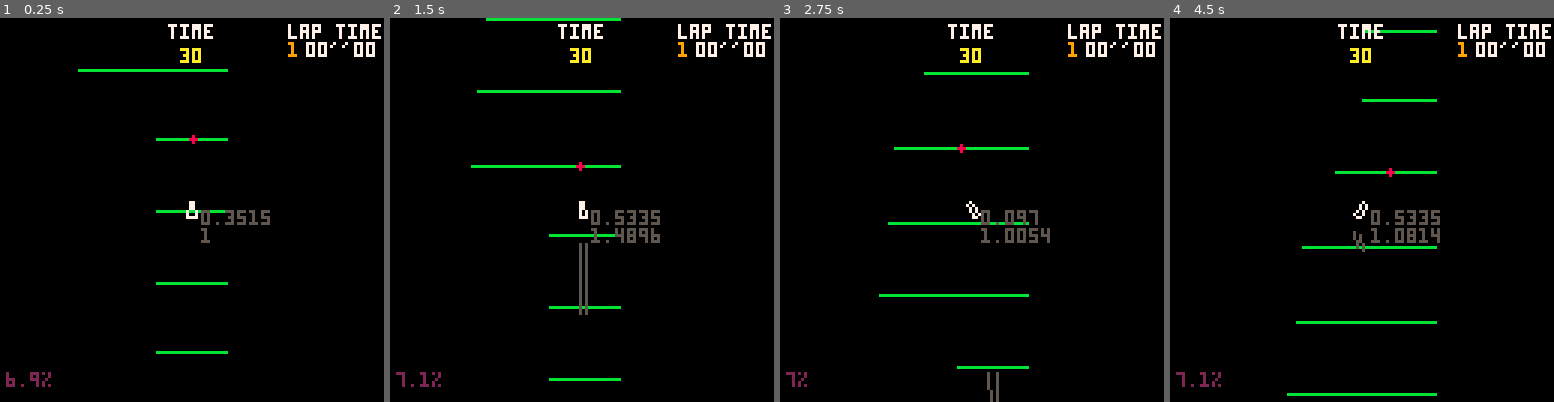
Above: before the commit, frames 1-4 (left to right).
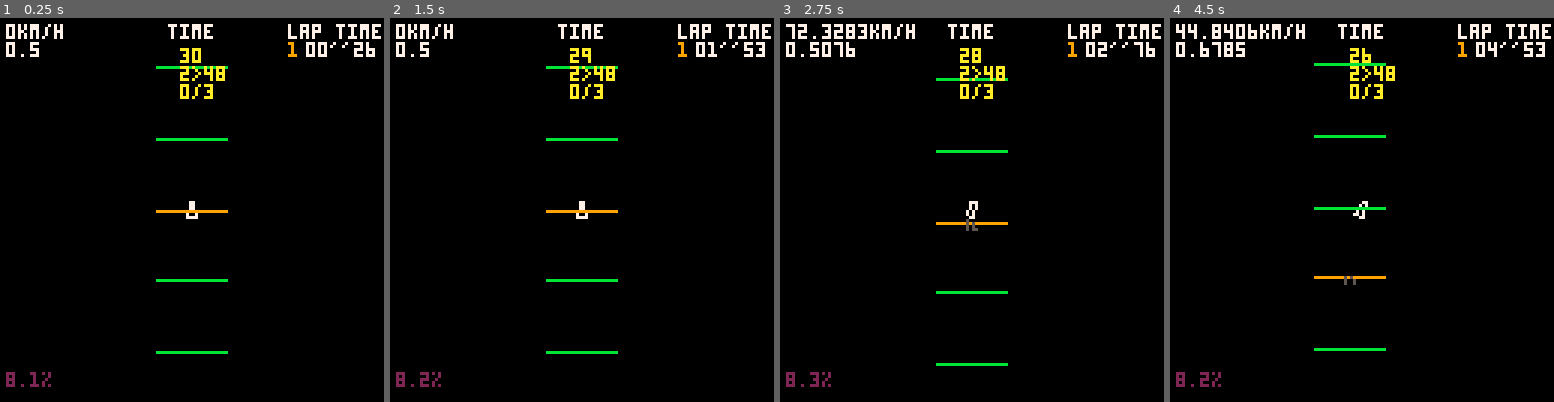
Above: after the commit, the same moments.

Repository: freds72/virtua-on
Game: PICO-8 cartridge carts/physics.p8
The game is run twice, just before and just after one commit, with the same random seed, the same clock (stepped at 60 frames per second) and the same inputs.
Inputs:
- Up to frame 1 (0.25 s): no input
- Up to frame 2 (1.5 s): no input
- Up to frame 3 (2.75 s): hold Right 1.6-2.1 s; hold Up 2.15-2.42 s; hold Right from 2.47 s (still down)
- Up to frame 4 (4.5 s): release Right at 3.03 s; hold Left 3.08-3.58 s; hold Down 3.63-3.97 s; hold Right from 4.02 s (still down)

The runs differ from the first frame. In frame 1, 2.1% of the frame differs, in the area x 1-98%, y 1-97%; in frame 2, 3.9%; in frame 3, 4.1%; in frame 4, 4.4%, in the area x 1-97%, y 1-99%.

Commit message:
added collision support

Diff:
--- a/carts/physics.p8
+++ b/carts/physics.p8
@@ -1,12 +1,6 @@
 pico-8 cartridge // http://www.pico-8.com
 version 18
 __lua__
--- track data
-local checkpoint_data={
-	12.8904,68.4766,1.7400,
-	32.6227,-38.1831,2.1600,
-	-23.3340,-48.8301,1.9200
-}
 
 local track_data={
 	{-25.13,0,-48.38},{-21.31,0,-48.38},
@@ -358,6 +352,11 @@
 	local n=#segments/2
 	-- active index
 	checkpoint=checkpoint or 0
+	-- track coordinates
+	-- track_u: absolute distance on track
+	-- track_v: dot product on track segment
+	local track_u,track_v=checkpoint,0
+
 	local function to_v(i)
 		i=i%n
 		local l,r=segments[2*i+1],segments[2*i+2]
@@ -368,6 +367,7 @@
 		-- normal
 		return c,v2_ortho(make_v(l,r)),l,r
 	end
+	local p0,n0,l0,r0=to_v(checkpoint)
 	return {
 		-- returns any location after checkpoint
 		-- +1: next boundary
@@ -382,13 +382,50 @@
 		get_chkpoint=function(self)
 			return checkpoint
 		end,
-		update=function(self,pos,dist)
+		update=function(self,pos,correct)
 			-- have we past end of current segment?
-			local p,pn,l,r=to_v(checkpoint+1)
-			if v_dot(make_v(l,pos),pn)>0 then
-				checkpoint=(checkpoint+1)%n
-			end
-			return to_v(checkpoint)
+			local p1,n1,l1,r1=to_v(checkpoint+1)
+			local d0,d1=v_dot(make_v(pos,p0),n0),v_dot(make_v(pos,p1),n1)
+			local d=d0/(d0-d1)
+			if d>1 then
+				checkpoint+=1
+				p0,n0,l0,r0=p1,n1,l1,r1
+				-- calculate new distance
+				p1,n1,l1,r1=to_v(checkpoint+1)
+				d0,d1=v_dot(make_v(pos,p0),n0),v_dot(make_v(pos,p1),n1)
+				d=d0/(d0-d1)
+			elseif d<0 then
+				-- going backward!!
+				checkpoint-=1
+				p1,n1,l1,r1=p0,n0,l0,r0
+				p0,n0,l0,r0=to_v(checkpoint)
+				-- calculate new distance
+				p1,n1,l1,r1=to_v(checkpoint+1)
+				d0,d1=v_dot(make_v(pos,p0),n0),v_dot(make_v(pos,p1),n1)
+				d=d0/(d0-d1)
+			end
+			track_u=checkpoint+(d%1)
+
+			local ll=v_lerp(l0,l1,d)
+			local rr=v_lerp(r0,r1,d)
+
+			local v=make_v(ll,rr)
+			track_v=v_dot(v,make_v(ll,pos))/v_dot(v,v)
+			if correct then
+				if track_v>1 then
+					pos[1],pos[3]=rr[1],rr[3]
+				elseif track_v<0 then
+					pos[1],pos[3]=ll[1],ll[3]
+				end
+			end
+			return to_v(checkpoint),checkpoint
+		end,
+		-- mod: modulo or not
+		get_u=function(self,mod)
+			return mod and track_u%n or track_u
+		end,
+		get_v=function(self)
+			return track_v
 		end,
 		draw=function(self)
 			local track_data=track_data
@@ -397,23 +434,16 @@
 				local x0,y0=cam:project(l)
 				local x1,y1=cam:project(r)
 				local k=(i-1)/2
-				color(checkpoint+1==k and 9 or 11)
+				color((checkpoint)%n==k and 9 or 11)
 				line(x0,y0,x1,y1)
 			end
 		end
 	}
 end
 
-function make_checkpoints(segments)
-	assert(#segments%3==0,"invalid number of track coordinates")
+function make_checkpoints(checkpoints,track)
 	-- active index
-	local checkpoint=0
-	local n=#segments/3
-	-- active index
-	local checkpoint=0
-	local function to_v(i)
-		return {segments[3*i+1],0,segments[3*i+2]},segments[3*i+3]
-	end
+	local checkpoint,n=0,#checkpoints
 
 	-- previous laps
 	local laps={}
@@ -421,9 +451,6 @@
 	-- remaining time before game over (+ some buffer time)
 	local lap_t,remaining_t,best_t,best_i=0,30*30,32000,1
 	return {
-		get_next=function(self)
-			return to_v(checkpoint)
-		end,
 		update=function(self,pos)
 			remaining_t-=1
 			if remaining_t==0 then
@@ -431,12 +458,13 @@
 				return
 			end
 			lap_t+=1
-			local p,r=to_v(checkpoint)
-			if v_dist(pos,p)<r*r then
+			--
+			track:update(pos,true)
+			if track:get_u()>#laps*125+checkpoints[checkpoint+1] then
 				checkpoint+=1
 				remaining_t+=30*30
 				-- closed lap?
-				if checkpoint%n==0 then
+				if checkpoint==#checkpoints then
 					checkpoint=0
 					-- record time
 					add(laps,time_tostr(lap_t))
@@ -450,16 +478,16 @@
 			end
 		end,
 		draw=function(self)
-			-- draw checkpoints
-			for i=0,n-1 do
-				local p,r=to_v(i)
-				r=cam:project_radius(r)
-				local x0,y0=cam:project(p)
-				circ(x0,y0,r,checkpoint==i and 10 or 1)
+			local u0,u1=flr(track:get_u()),#laps*125+checkpoints[checkpoint+1]
+			if u0==u1 then
+				local _,_,l,r=track:get_next()
+				local x0,y0=cam:project(l)
+				local x1,y1=cam:project(r)
+				line(x0,y0,x1,y1,8)
 			end
 
 			print("time",56,2,7)
-			print(ceil(remaining_t/30),60,10,10)
+			print(ceil(remaining_t/30).."\n"..u0..">"..u1.."\n"..checkpoint.."/"..#checkpoints,60,10,10)
 
 			print("lap time: ",96,2,7)
 			local y=8
@@ -492,7 +520,7 @@
 	end
 end
 
-function make_plyr(p,a)
+function make_plyr(p,a,track)
 	local rpm=0
 
 	local body=make_car(p,a)
@@ -568,7 +596,7 @@
 		local len1,len2=v_len(make_v(l1,l2)),v_len(make_v(r1,r2))
 
 		local x,y=cam:project(self.pos)
-		print(rpm.."\n"..(len1/len2),x+3,y,5)
+		print(rpm.."\n"..track:get_u(),x+3,y,5)
 
 		body_draw(self)
 	end
@@ -646,12 +674,10 @@
 		body_update(self)
 		-- update track segment
 		track:update(self.pos,24)
-		rpm*=0.97
+		rpm*=0.90
 	end
 	return body
 end
-
-local checkpoints=make_checkpoints(checkpoint_data)
 
 function make_car(p,angle)
 	local velocity,angularv={0,0,0},0
@@ -797,11 +823,14 @@
 end
 
 
-local plyr--=make_plyr({-28,0,-33},0)
-
 -- only for display
 local static_track=make_track(track_data)
 -- local static_track
+
+local plyr_track=make_track(track_data,2)
+local checkpoints=make_checkpoints({48,90,125},plyr_track)
+
+local plyr=make_plyr(plyr_track:get_next(),0,plyr_track)
 
 function _init()
 	add(actors,plyr)
@@ -845,7 +874,7 @@
 
 	cam:track(plyr and plyr.pos or npcs[1].pos)
 
-	static_track:draw(npcs[1].pos)
+	plyr_track:draw()
 
 	skidmarks:draw()
 
@@ -858,6 +887,8 @@
 	checkpoints:draw()
 
 	if(plyr) print(plyr:get_speed().."km/h",2,2,7)
+	local v=plyr_track:get_v()
+	print(v,2,8,(v>=0 and v<=1) and 7 or 8)
 
 	local cpu=flr(1000*stat(1))/10
 	print(cpu.."%",2,118,2)
